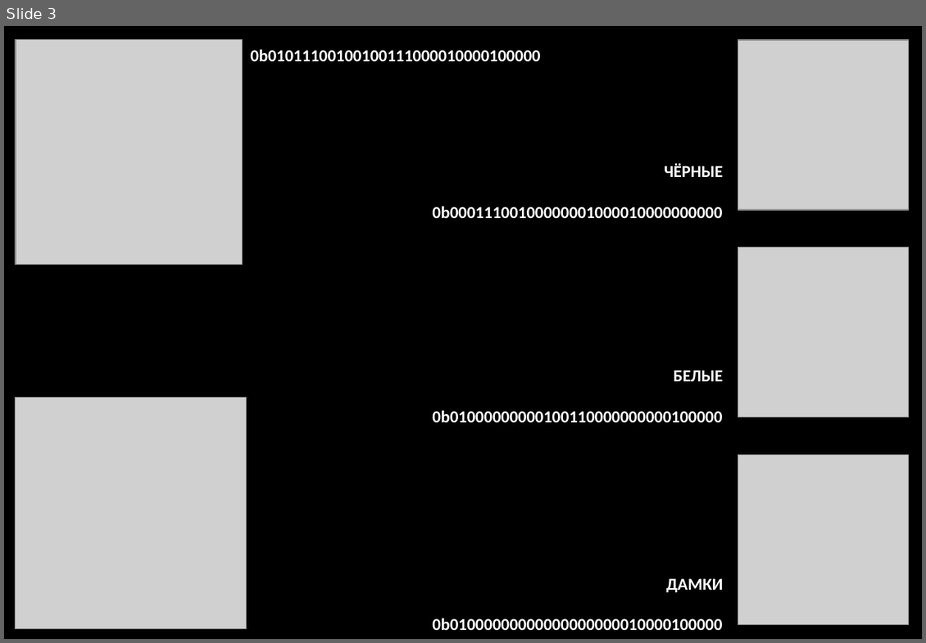
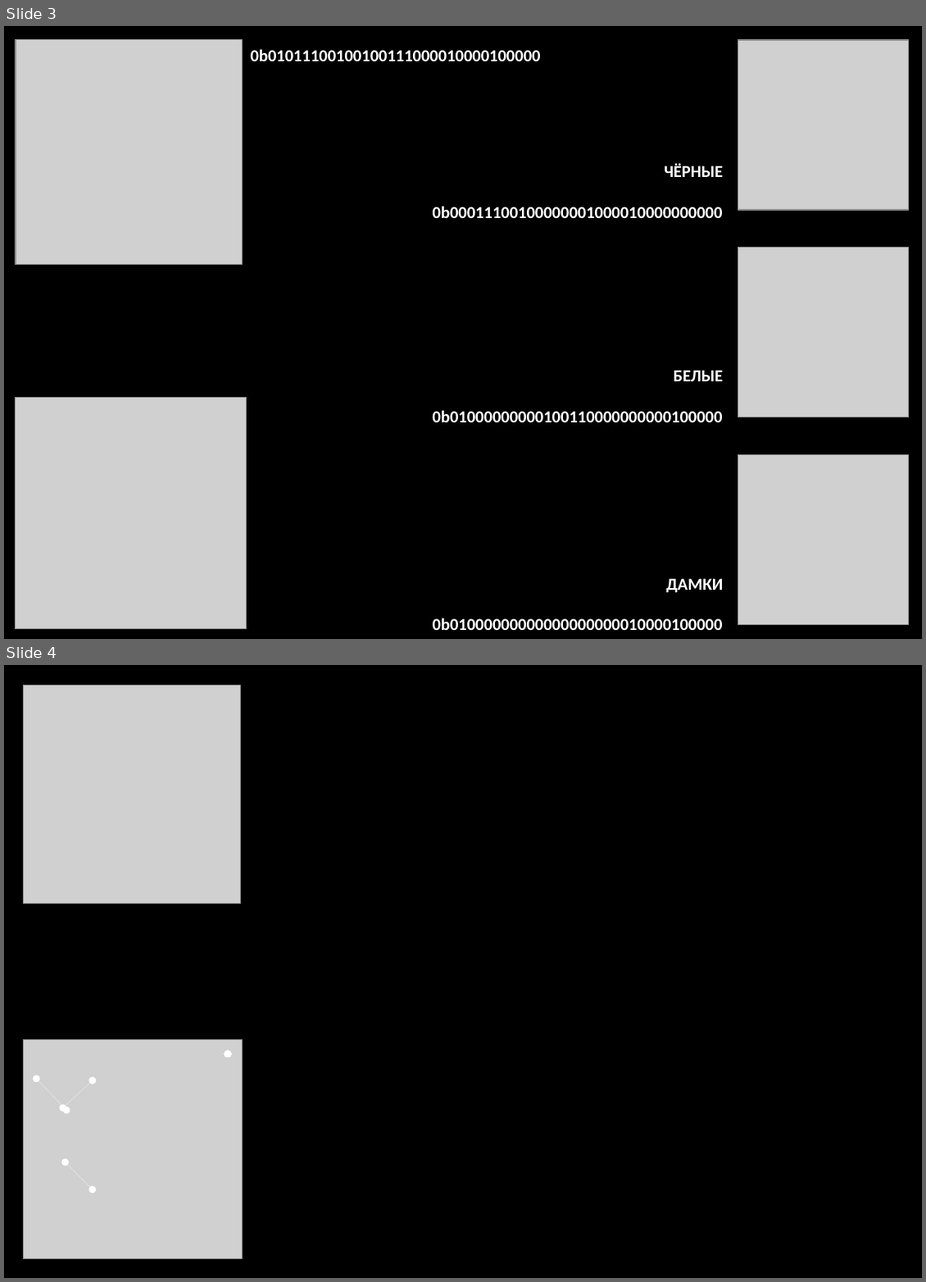
Before and after one commit to hydroplexus/checker-ass, a slide deck: _.doc/_.checker-ass-presentation.odp. Shown one above the other, each under a label of ours: slide 3 before the commit, slides 3 and 4 after it. The pictures are 926x643 and 926x1282 pixels, drawn with LibreOffice and Linux fonts; fonts in the diff are those of the drawing; grey boxes stand for pictures. Boxes give left, top, right and bottom in pixels: in the first picture for what was removed or moved away, otherwise in the second. Text is boxed around its words. In the diff, an @@ line names an element or a change of style, - is before the commit and + after.

Commit message:
docs updated

```diff
--- a/_.doc/_.checker-ass-presentation.odp
+++ b/_.doc/_.checker-ass-presentation.odp
@@ slide 4 added at [4,665,922,1278], background #000000 @@
@@ picture added at [23,685,241,904] @@
@@ picture added at [23,1039,242,1258] @@
@@ ellipse added at [225,1050,231,1057], fill #FFFFFF, outline #FFFFFF 0 pt @@
@@ double arrow added from (66, 1110) to (36, 1078), #FFFFFF 0 pt @@
@@ double arrow added from (63, 1107) to (92, 1080), #FFFFFF 0 pt @@
@@ double arrow added from (92, 1188) to (65, 1162), #FFFFFF 0 pt @@
```
